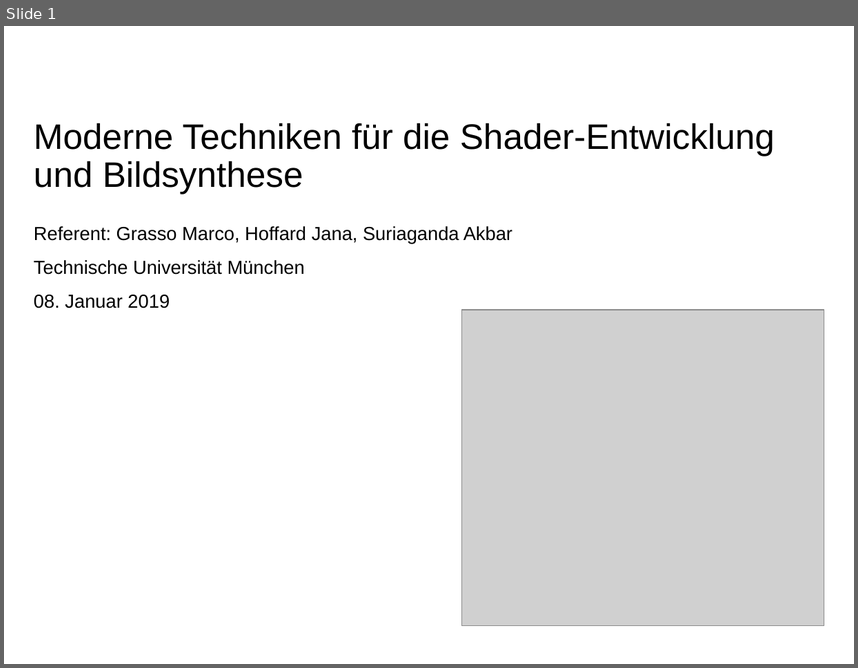
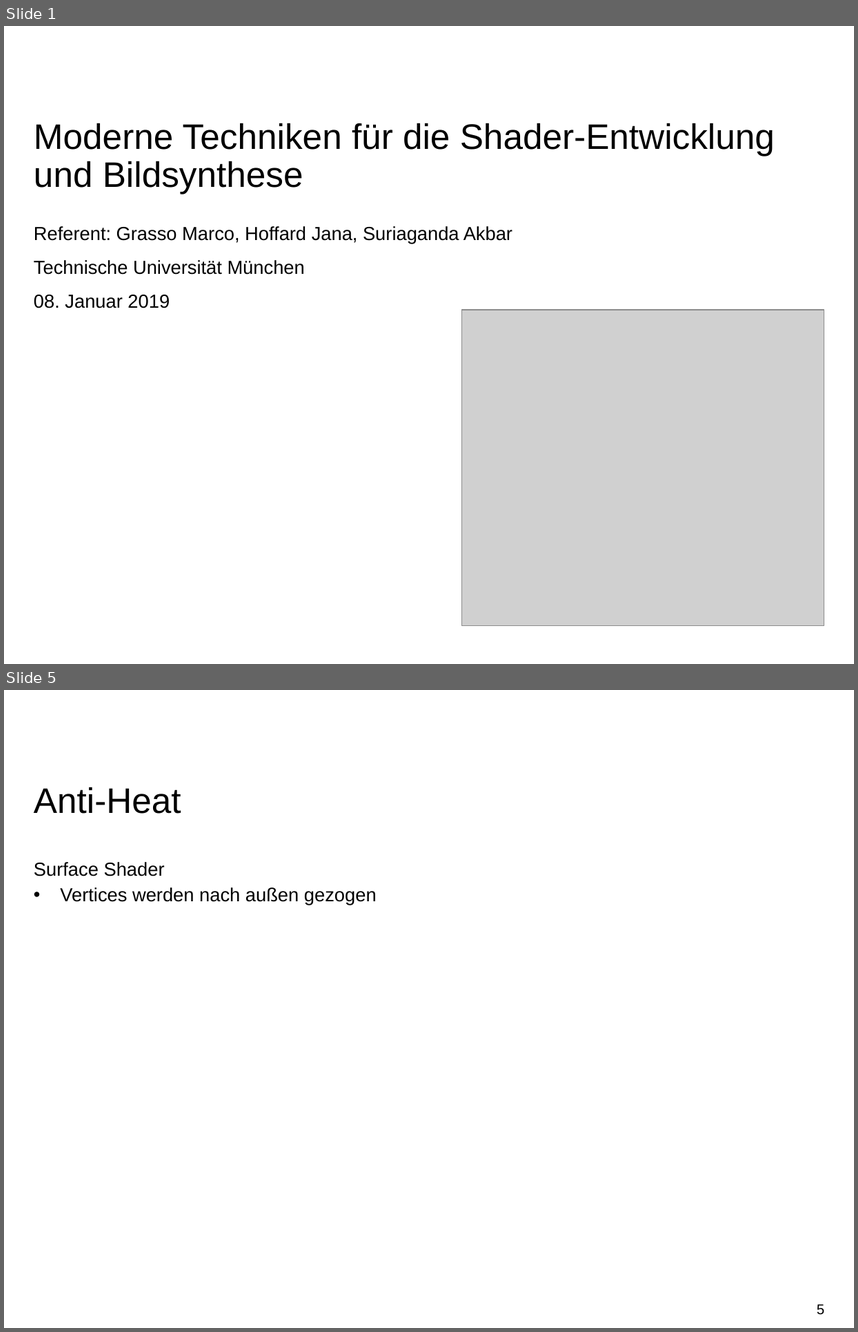
Before and after one commit to AwesomeSuri/ShaderKursWS2018-19, a slide deck: Documentation/Presentation.pptx. Shown one above the other, each under a label of ours: slide 1 before the commit, slides 1 and 5 after it; the slides between them are not shown. The pictures are 858x668 and 858x1332 pixels, drawn with LibreOffice and Linux fonts; fonts in the diff are those of the drawing; grey boxes stand for pictures; background and template pictures are left out. Boxes give left, top, right and bottom in pixels: in the first picture for what was removed or moved away, otherwise in the second. Text is boxed around its words. In the diff, an @@ line names an element or a change of style, - is before the commit and + after.

```diff
--- a/Documentation/Presentation.pptx
+++ b/Documentation/Presentation.pptx
@@ slide 5 added at (4, 690, 854, 1328), background #FFFFFF @@
@@ title added at (34, 787, 181, 814), 30 pt, text #000000 @@
+Anti-Heat
@@ text added at (34, 862, 377, 905), 16 pt, text #000000 @@
+Surface Shader
+• Vertices werden nach außen gezogen
@@ page number added at (817, 1304, 824, 1314), 12 pt, text #000000 @@
+5
```
Also in this commit, not shown: 3 slides changed, 1 other slide added, 10 other files.
